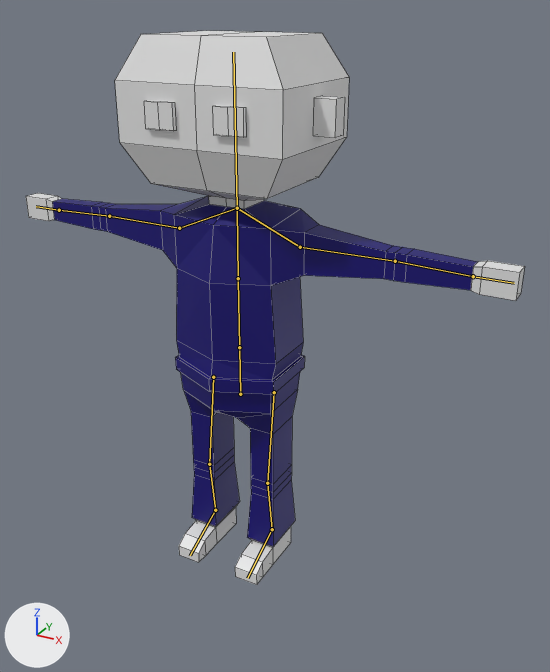
An edit to the Blender file Assets/Models/Character.blend, drawn before and after from the same camera.
One viewpoint serves both versions: a 50 mm camera at (1.37, -2.22, 2.08) aimed at (0.2, -0.09, 1.02). Every picture has the same lights, and +X, +Y and +Z are marked at lower left. The bones that bend it are drawn over the model as lines. Mesh edges are drawn as thin lines.

In view in the first picture: 'Police'.
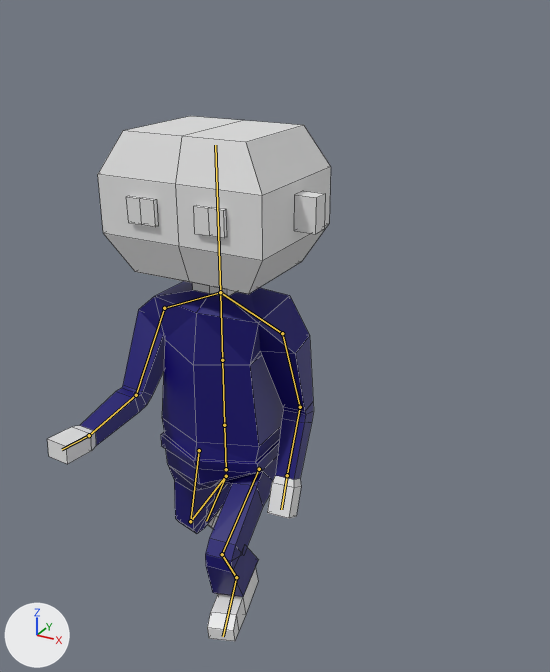
The newer file adds an action. The first version stands in its rest pose; the second is drawn at frame 20 of the action 'Kneel'.

Boxes [x1, y1, x2, y2] around the edits, measured in the pictures (550 x 672 px):
'Police', posed (43% narrower): before [26, 31, 525, 585]; after [48, 116, 331, 641]
bone 'Root', root to tip: before (240, 394) to (239, 347); after (226, 469) to (224, 425)
bone 'UpperArm.L', root to tip: before (300, 247) to (395, 261); after (282, 333) to (300, 407)
bone 'LowerArm.L', root to tip: before (395, 261) to (473, 276); after (300, 407) to (287, 475)
bone 'UpperArm.R', root to tip: before (179, 228) to (109, 216); after (164, 308) to (136, 395)
bone 'LowerArm.R', root to tip: before (109, 216) to (59, 210); after (136, 395) to (89, 435)
bone 'Hand.R', root to tip: before (59, 210) to (36, 206); after (89, 435) to (62, 449)

Diff of the bpy script that builds the scene:
```diff
--- a/Assets/Models/Character.blend.py
+++ b/Assets/Models/Character.blend.py
@@ bone_root @@
 bone_root = bpy.data.objects['Armature'].pose.bones['Root']
-bone_root.location = (0.0, 0.0, 0.0)
+bone_root.location = (-0.003, -0.277, 0.115)
@@ bone_upperarm_l @@
 bone_upperarm_l = bpy.data.objects['Armature'].pose.bones['UpperArm.L']  # child of 'Shoulder.L'
-bone_upperarm_l.rotation_quaternion = (1.0, 0.0, 0.0, 0.0)  # degrees (0, 0, 0)
+bone_upperarm_l.rotation_quaternion = (0.726, -0.086, 0.111, -0.673)  # degrees (-16, 3, -86)
@@ bone_lowerarm_l @@
 bone_lowerarm_l = bpy.data.objects['Armature'].pose.bones['LowerArm.L']  # child of 'UpperArm.L'
-bone_lowerarm_l.rotation_quaternion = (1.0, 0.0, 0.0, 0.0)  # degrees (0, 0, 0)
+bone_lowerarm_l.rotation_quaternion = (0.934, 0.356, -0.017, 0.001)  # degrees (42, -2, -1)
@@ bone_upperarm_r @@
 bone_upperarm_r = bpy.data.objects['Armature'].pose.bones['UpperArm.R']  # child of 'Shoulder.R'
-bone_upperarm_r.rotation_quaternion = (1.0, 0.0, 0.0, 0.0)  # degrees (0, 0, 0)
+bone_upperarm_r.rotation_quaternion = (0.699, 0.193, 0.188, 0.662)  # degrees (31, 0, 87)
@@ bone_lowerarm_r @@
 bone_lowerarm_r = bpy.data.objects['Armature'].pose.bones['LowerArm.R']  # child of 'UpperArm.R'
-bone_lowerarm_r.rotation_quaternion = (1.0, 0.0, 0.0, 0.0)  # degrees (0, 0, 0)
+bone_lowerarm_r.rotation_quaternion = (0.922, 0.388, 0.014, 0.0)  # degrees (46, 2, 1)
@@ bone_hand_r @@
 bone_hand_r = bpy.data.objects['Armature'].pose.bones['Hand.R']  # child of 'LowerArm.R'
-bone_hand_r.rotation_quaternion = (1.0, 0.0, 0.0, 0.0)  # degrees (0, 0, 0)
+bone_hand_r.rotation_quaternion = (0.991, 0.136, 0.008, 0.0)  # degrees (16, 1, 0)
@@ bone_iklegpole_l @@
 bone_iklegpole_l = bpy.data.objects['Armature'].pose.bones['IKLegPole.L']
-bone_iklegpole_l.location = (0.0, 0.0, 0.0)
+bone_iklegpole_l.location = (-0.044, -0.008, -0.002)
@@ bone_iktarget_l @@
 bone_iktarget_l = bpy.data.objects['Armature'].pose.bones['IKTarget.L']
-bone_iktarget_l.location = (0.0, 0.0, 0.0)
-bone_iktarget_l.rotation_quaternion = (1.0, 0.0, 0.0, 0.0)  # degrees (0, 0, 0)
+bone_iktarget_l.location = (-0.024, -0.316, -0.005)
+bone_iktarget_l.rotation_quaternion = (0.991, 0.0, 0.0, -0.134)  # degrees (0, 0, -15)
@@ bone_iklegpole_r @@
 bone_iklegpole_r = bpy.data.objects['Armature'].pose.bones['IKLegPole.R']
-bone_iklegpole_r.location = (0.0, 0.0, 0.0)
+bone_iklegpole_r.location = (0.05, 0.009, 0.002)
@@ bone_iktarget_r @@
 bone_iktarget_r = bpy.data.objects['Armature'].pose.bones['IKTarget.R']
-bone_iktarget_r.location = (0.0, 0.0, 0.0)
-bone_iktarget_r.rotation_quaternion = (1.0, 0.0, 0.0, 0.0)  # degrees (0, 0, 0)
+bone_iktarget_r.location = (0.03, 0.134, -0.082)
+bone_iktarget_r.rotation_quaternion = (0.941, -0.321, 0.034, 0.101)  # degrees (-37, 7, 10)
```
